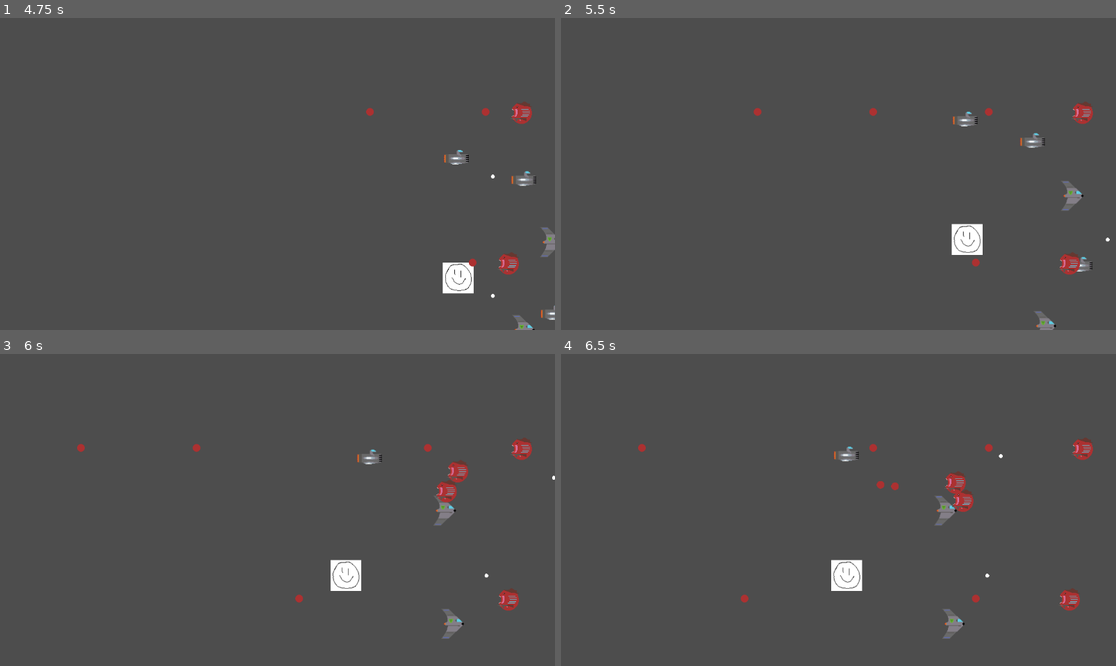
Above: before the commit, frames 1-4 (two rows, left to right).
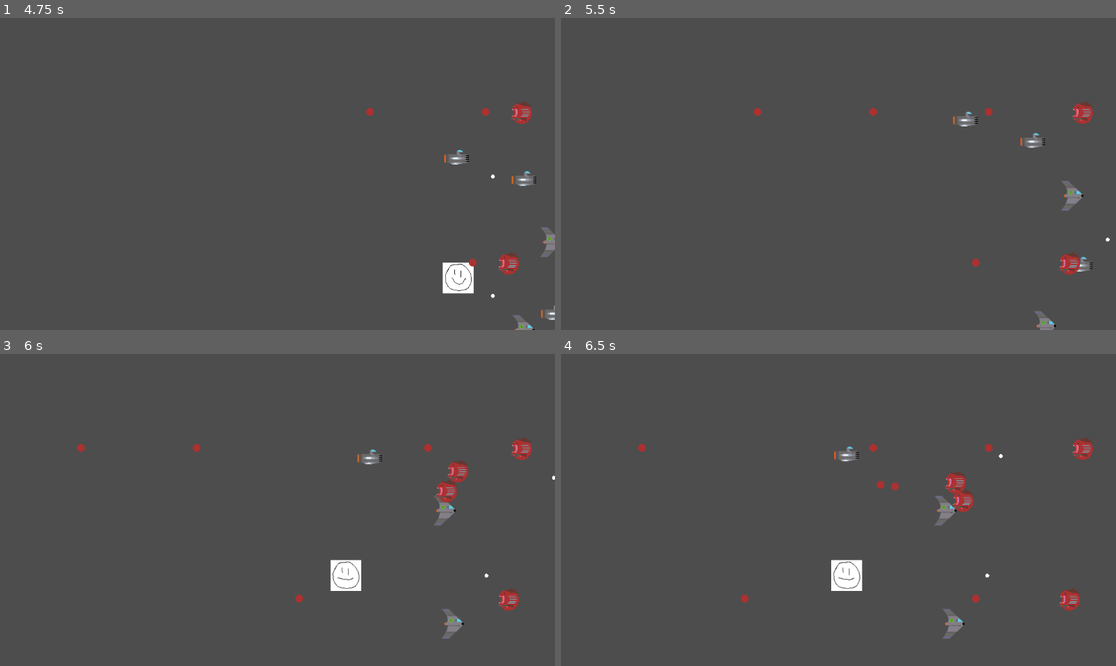
Above: after the commit, the same moments.

Repository: tfmertz/gamedevtv-jam-2026
Game: Godot game, scene res://scene/main.tscn
Same seed, same stepped clock (60 frames per second), same inputs: the game is played once before the commit and once after it.
Inputs:
- Up to frame 1 (4.75 s): click "START" at 0.5 s; click "START" at 1.25 s; tap Enter at 2 s; hold D (move_right) 2.03-2.78 s; tap F (cycle_formation) at 2.1 s; hold S (move_down) 2.78-3.53 s; tap R (cycle_spacing) at 2.85 s; hold D (move_right) 3.53-4.28 s; tap 3 at 3.6 s; hold W (move_up) from 4.28 s (still down); tap 4 at 4.35 s
- Up to frame 2 (5.5 s): release W (move_up) at 5.03 s; hold A (move_left) from 5.03 s (still down); tap 5 at 5.1 s
- Up to frame 3 (6 s): keep holding A (move_left); tap 6 at 5.85 s
- Up to frame 4 (6.5 s): keep holding A (move_left)

Frame 1 is identical in both runs. In frame 2, 0.6% of the frame differs, in the area x 70-76%, y 65-76%; in frame 3, less than 0.1%; in frame 4, less than 0.1%.

Commit message:
add sprite reload/flashing while invulnerable when player gets hit

Diff:
--- a/scene/ship_node.tscn
+++ b/scene/ship_node.tscn
@@ -125,4 +125,12 @@
 shape = SubResource("CircleShape2D_qpxp6")
 disabled = true
 
+[node name="InvulnerabilityTimer" type="Timer" parent="." unique_id=1694510080]
+one_shot = true
+
+[node name="FlashingTimer" type="Timer" parent="." unique_id=1538594990]
+wait_time = 0.1
+
 [connection signal="timeout" from="bullet_timer" to="." method="_on_bullet_timer_timeout"]
+[connection signal="timeout" from="InvulnerabilityTimer" to="." method="_on_invulnerability_timer_timeout"]
+[connection signal="timeout" from="FlashingTimer" to="." method="_on_flashing_timer_timeout"]
--- a/src/ship_node.gd
+++ b/src/ship_node.gd
@@ -15,6 +15,8 @@
 var screen_size: Rect2
 var enemy_z =12
 var player_z =11
+var invuln_duration = 1
+
 # Called when the node enters the scene tree for the first time.
 func _ready() -> void:
 	initial_speed = speed
@@ -36,6 +38,7 @@
 
 func set_ship_type(new_type) -> void:
 	ship_type = new_type
+	$InvulnerabilityTimer.wait_time = invuln_duration
 	if ship_type == ShipType.GUN:
 		$sprite.animation = "gun"
 		health = 1
@@ -95,9 +98,15 @@
 	position.y = clamp(position.y, 0, screen_size.size.y)
 
 func take_damage(damage: int) -> void:
-	health -= damage
-	if health <= 0:
-		queue_free()
+	if $InvulnerabilityTimer.is_stopped():
+		health -= damage
+		if health <= 0:
+			queue_free()
+		else:
+			$InvulnerabilityTimer.start()
+		if ship_type == ShipType.MOTHER:
+			$sprite.animation = "mothership-" + str(health) + "hp"
+			$FlashingTimer.start()
 
 func _on_bullet_timer_timeout() -> void:
 	if ship_type != ShipType.SHIELD:
@@ -105,3 +114,12 @@
 		bullet.position = position
 		get_tree().get_root().add_child(bullet)
 		bullet.set_bullet_type(Bullet.BulletType.PLAYER)
+
+
+func _on_flashing_timer_timeout() -> void:
+	self.visible = not self.visible
+
+
+func _on_invulnerability_timer_timeout() -> void:
+	$FlashingTimer.stop()
+	self.visible = true
